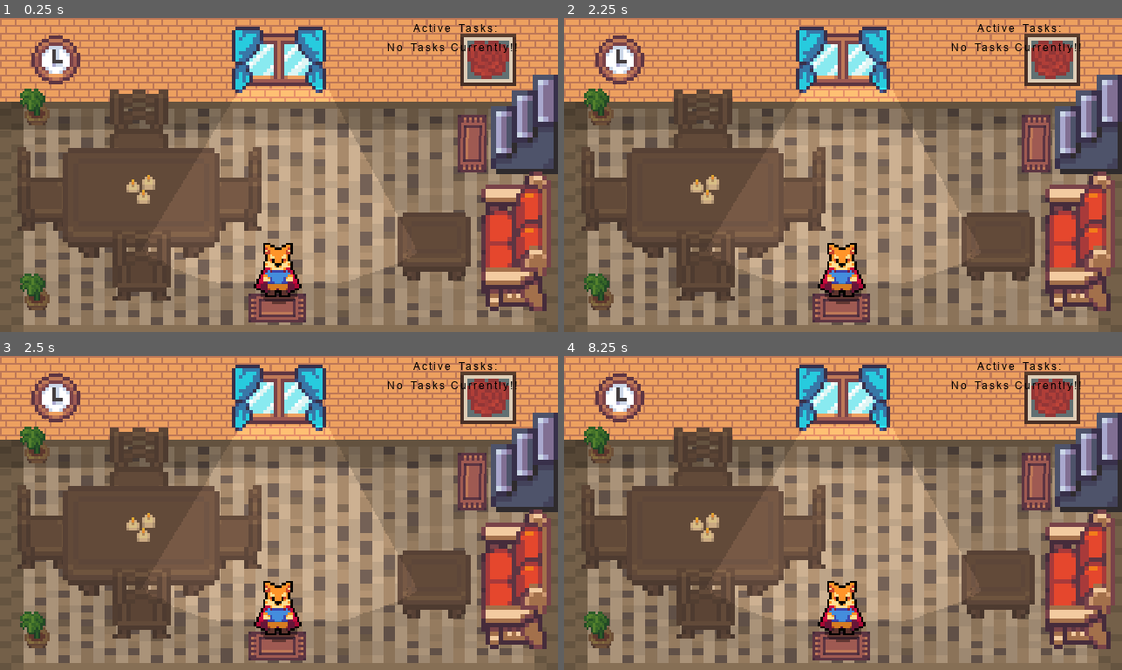
Above: before the commit, frames 1-4 (two rows, left to right).
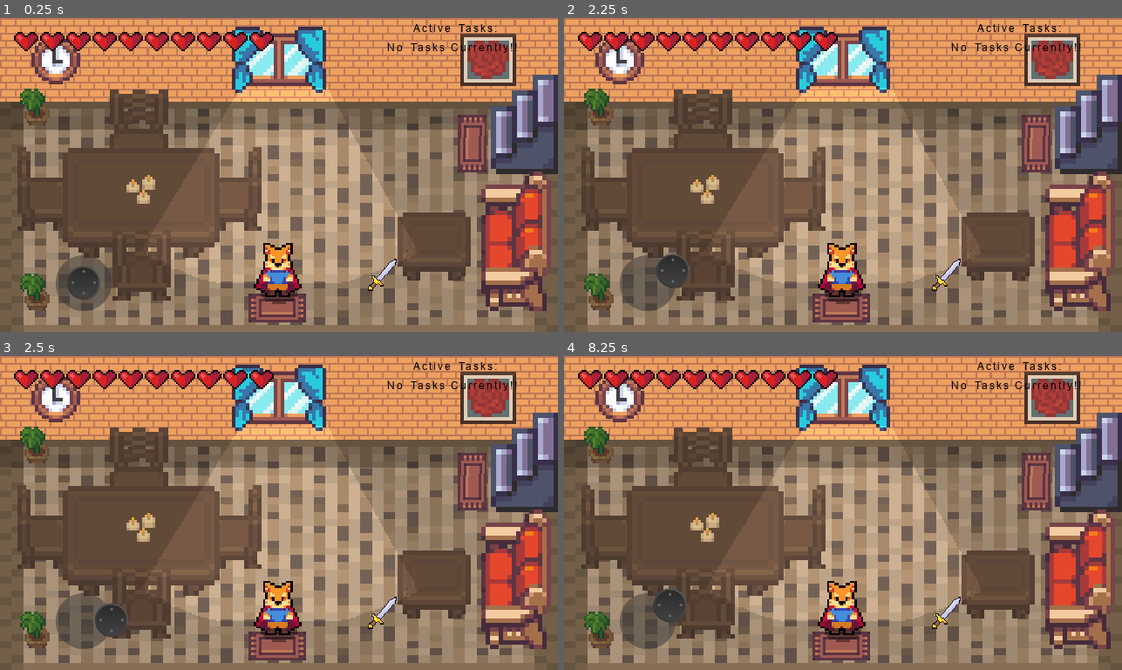
Above: after the commit, the same moments.

Repository: Jonak-Adipta-Kalita/JAK-Ultimate-Adventure-Game
Game: Godot game, scene res://Buildings/Interriors/PlayerHouseInterrior/GroundFloor.tscn
Same seed, same stepped clock (60 frames per second), same inputs: the game is played once before the commit and once after it. This scene is started directly instead of the project's main scene. Sound files missing from this copy of the repository are replaced by a short silence.
Inputs (mouse positions are in pixels of both pictures, inside the frame that each line leads up to):
- Up to frame 1 (0.25 s): no input
- Up to frame 2 (2.25 s): click (949, 275) at 0.52 s; tap Enter at 1.25 s; move the mouse to (965, 159) at 1.27 s; hold Right (ui_right) 1.28-2 s; tap J (attack) at 1.35 s; click (965, 159) at 1.42 s; tap Space (ui_select) at 1.52, 2 s; drag from (731, 190) to (876, 278) at 2.02 s
- Up to frame 3 (2.5 s): no input
- Up to frame 4 (8.25 s): move the mouse to (898, 443) at 2.77 s; hold Right (ui_right) 2.78-3.5 s; tap J (attack) every 1.5 s from 2.85 to 7.35 s; tap Enter at 3.5, 5 s; drag from (815, 575) to (843, 663) at 3.52 s; tap Space (ui_select) at 4.25, 4.52, 5.75, 7.52 s; move the mouse to (1010, 560) at 4.27 s; hold Left (ui_left) 4.28-5 s; drag from (675, 465) to (1049, 481) at 5.02 s; move the mouse to (870, 513) at 5.77 s; hold Down (ui_down) 5.78-6.5 s; click (870, 513) at 5.92 s; drag from (759, 434) to (843, 663) at 6.52 s; move the mouse to (965, 497) at 7.27 s; hold Up (ui_up) 7.28-8 s; drag from (731, 528) to (815, 575) at 8.02 s

The runs differ from the first frame. In frame 1, 3.1% of the frame differs, in the area x 2-72%, y 4-94%; in frame 2, 3.3%; in frame 3, 3.3%; in frame 4, 3.3%.

Commit message:
why is it not working in building interrior?

Diff:
--- a/Buildings/Interriors/BuildingInterrior.gd
+++ b/Buildings/Interriors/BuildingInterrior.gd
@@ -20,6 +20,9 @@
 	DataManager.is_changing_floor = false
 	DataManager.is_updating_ext_g_pos = false
 
+	player.set_ui_visible(true)
+	player.showed_ui = true
+
 	while not "buildingexterior_global_pos" in Array(current_data["player"].keys()):
 		yield(get_tree().create_timer(0.1), "timeout")
 
@@ -39,5 +42,13 @@
 	if DataManager.updated_data and PlayerStats.health != 0:
 		modify_player_data(player.animationTree.get("parameters/Idle/blend_position"))
 
+	if not player.showed_ui:
+		return
+
+	if get_tree().paused:
+		player.set_ui_visible(false)
+	else:
+		player.set_ui_visible(true)
+
 func _on_Area2D_body_entered(_body):
 	SceneTransition.change_scene("res://MainScreens/Map.tscn")
--- a/Buildings/Interriors/LabInterrior/GroundFloor.tscn
+++ b/Buildings/Interriors/LabInterrior/GroundFloor.tscn
@@ -76,21 +76,21 @@
 [node name="Clock" parent="YSort" index="2" instance=ExtResource( 7 )]
 position = Vector2( 55.6218, -62.1486 )
 
-[node name="LabTable" parent="YSort" index="4" instance=ExtResource( 8 )]
+[node name="LabTable" parent="YSort" index="3" instance=ExtResource( 8 )]
 position = Vector2( 286.526, 0 )
 
 [node name="Computer" parent="YSort/LabTable" index="2" instance=ExtResource( 9 )]
 position = Vector2( 9.04808, -5.63101 )
 scale = Vector2( 0.764706, 0.764706 )
 
-[node name="LabTable2" parent="YSort" index="5" instance=ExtResource( 8 )]
+[node name="LabTable2" parent="YSort" index="4" instance=ExtResource( 8 )]
 position = Vector2( 286.526, 49.8687 )
 
 [node name="Computer" parent="YSort/LabTable2" index="2" instance=ExtResource( 9 )]
 position = Vector2( 9.04808, -5.32343 )
 scale = Vector2( 0.764706, 0.764706 )
 
-[node name="LabTable3" parent="YSort" index="6" instance=ExtResource( 8 )]
+[node name="LabTable3" parent="YSort" index="5" instance=ExtResource( 8 )]
 position = Vector2( 32.9089, 0 )
 rotation = 3.14159
 scale = Vector2( 1.7, -1.7 )
@@ -99,7 +99,7 @@
 position = Vector2( 7.06195, -5.63101 )
 scale = Vector2( 0.765, 0.765 )
 
-[node name="LabTable4" parent="YSort" index="7" instance=ExtResource( 8 )]
+[node name="LabTable4" parent="YSort" index="6" instance=ExtResource( 8 )]
 position = Vector2( 32.9089, 49.8687 )
 rotation = 3.14159
 scale = Vector2( 1.7, -1.7 )
@@ -108,10 +108,10 @@
 position = Vector2( 7.48481, -5.32343 )
 scale = Vector2( 0.765, 0.765 )
 
-[node name="Dustbin" parent="YSort" index="8" instance=ExtResource( 10 )]
+[node name="Dustbin" parent="YSort" index="7" instance=ExtResource( 10 )]
 position = Vector2( 310.358, 157.75 )
 
-[node name="Aiden" parent="YSort" index="9" instance=ExtResource( 11 )]
+[node name="Aiden" parent="YSort" index="8" instance=ExtResource( 11 )]
 position = Vector2( 160.5, -24.5227 )
 scale = Vector2( 1.6, 1.6 )
 collision_layer = 0
--- a/Buildings/Interriors/PlayerHouseInterrior/FirstFloor.tscn
+++ b/Buildings/Interriors/PlayerHouseInterrior/FirstFloor.tscn
@@ -28,12 +28,12 @@
 
 [node name="YSort" type="YSort" parent="."]
 
-[node name="StairDown" parent="YSort" instance=ExtResource( 3 )]
-position = Vector2( 264.764, 68.8881 )
-
 [node name="Player" parent="YSort" instance=ExtResource( 2 )]
 position = Vector2( 311, 67 )
 scale = Vector2( 1.3, 1.3 )
+
+[node name="StairDown" parent="YSort" instance=ExtResource( 3 )]
+position = Vector2( 264.764, 68.8881 )
 
 [node name="Window" parent="YSort" instance=ExtResource( 6 )]
 position = Vector2( 160, 24 )
--- a/Buildings/Interriors/PlayerHouseInterrior/GroundFloor.tscn
+++ b/Buildings/Interriors/PlayerHouseInterrior/GroundFloor.tscn
@@ -33,9 +33,6 @@
 
 [node name="BigTable" parent="YSort" index="1" instance=ExtResource( 4 )]
 position = Vector2( 81, 106 )
-
-[node name="Player" parent="YSort" index="2"]
-position = Vector2( 160, 154.875 )
 
 [node name="Chairs" type="YSort" parent="YSort" index="3"]
 position = Vector2( 18, -25 )
@@ -90,6 +87,9 @@
 [node name="FlowerPot" parent="YSort/SmallTable2" index="2" instance=ExtResource( 8 )]
 position = Vector2( -176.154, 20 )
 
+[node name="Player" parent="YSort" index="11"]
+position = Vector2( 160, 154.875 )
+
 [connection signal="go_up" from="YSort/StairUp" to="." method="_on_StairUp_go_up"]
 
 [editable path="YSort/Chairs/ChairX2"]
--- a/Player/Player.gd
+++ b/Player/Player.gd
@@ -25,7 +25,7 @@
 onready var hurtbox = $HurtBox
 onready var ui_ = $UI
 
-onready var killButtonTimer = $UI/KillButton/KillButtonTimer
+onready var killButtonTimer = $UI/MobileControls/KillButton/KillButtonTimer
 
 func _ready():
 	set_ui_visible(false)
--- a/Player/Player.tscn
+++ b/Player/Player.tscn
@@ -845,6 +845,7 @@
 stream = ExtResource( 7 )
 
 [node name="UI" type="CanvasLayer" parent="."]
+layer = 2
 
 [node name="HealthUI" parent="UI" instance=ExtResource( 10 )]
 margin_left = 8.0
@@ -852,10 +853,12 @@
 margin_right = 157.0
 margin_bottom = 19.0
 
-[node name="Analog" parent="UI" instance=ExtResource( 9 )]
+[node name="MobileControls" type="Node2D" parent="UI"]
+
+[node name="Analog" parent="UI/MobileControls" instance=ExtResource( 9 )]
 position = Vector2( 48, 152 )
 
-[node name="KillButton" type="TextureButton" parent="UI"]
+[node name="KillButton" type="TextureButton" parent="UI/MobileControls"]
 margin_left = 208.0
 margin_top = 136.0
 margin_right = 433.0
@@ -864,11 +867,11 @@
 mouse_default_cursor_shape = 2
 texture_normal = ExtResource( 11 )
 
-[node name="KillButtonTimer" type="Timer" parent="UI/KillButton"]
+[node name="KillButtonTimer" type="Timer" parent="UI/MobileControls/KillButton"]
 
 [connection signal="area_entered" from="HurtBox" to="." method="_on_HurtBox_area_entered"]
-[connection signal="pressed" from="UI/KillButton" to="." method="_on_KillButton_pressed"]
-[connection signal="timeout" from="UI/KillButton/KillButtonTimer" to="." method="_on_KillButtonTimer_timeout"]
+[connection signal="pressed" from="UI/MobileControls/KillButton" to="." method="_on_KillButton_pressed"]
+[connection signal="timeout" from="UI/MobileControls/KillButton/KillButtonTimer" to="." method="_on_KillButtonTimer_timeout"]
 
 [editable path="HitBoxPivot/SwordHitBox"]
 [editable path="HurtBox"]
Binary file changed: UI/Sword.png
